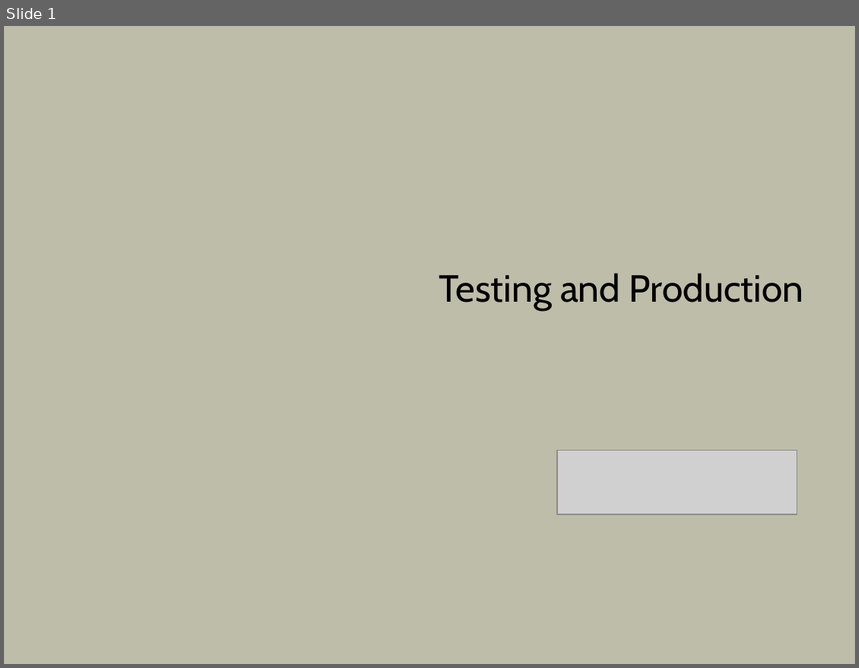
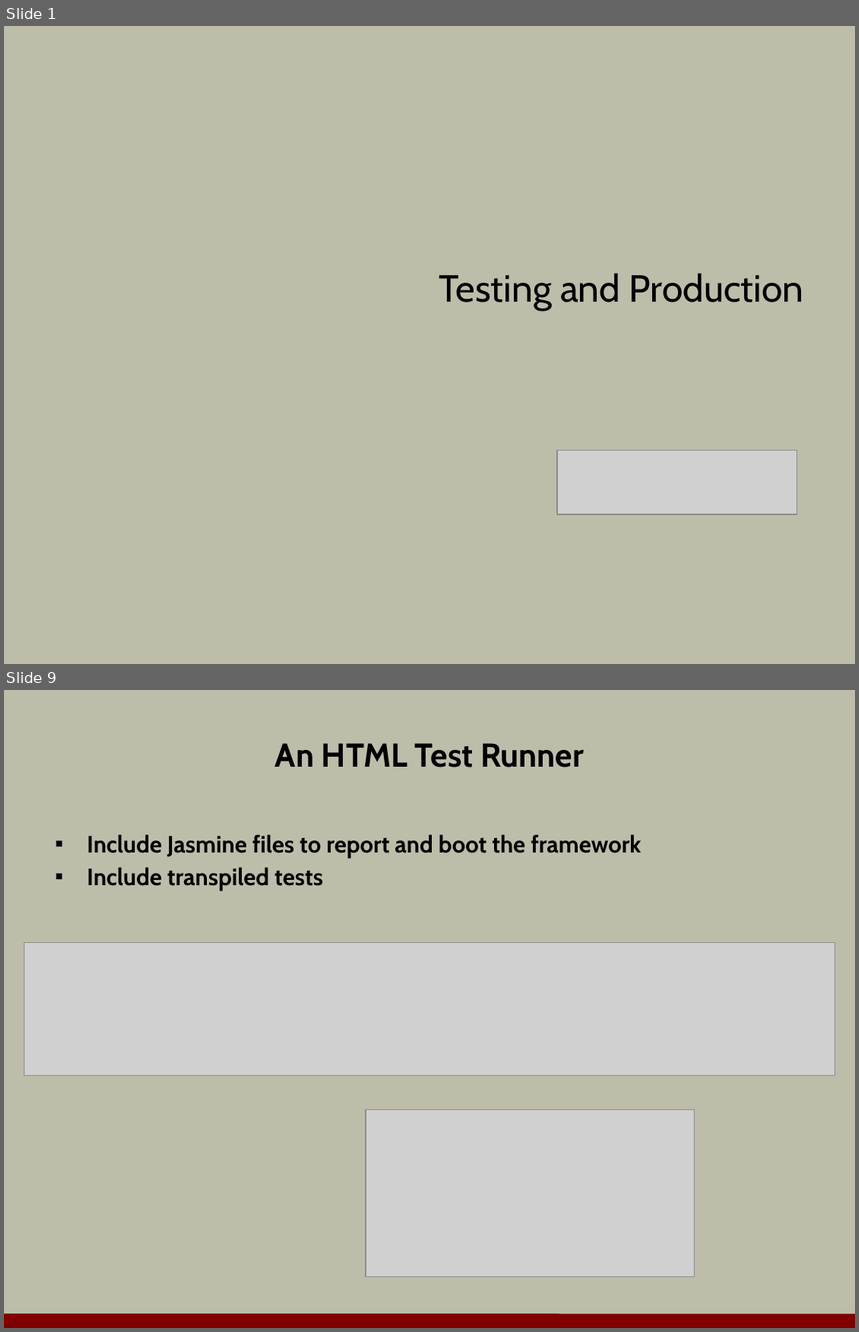
Before and after one commit to OdeToCode/classes, a slide deck: angular2/slides/08-testing.pptx. Shown one above the other, each under a label of ours: slide 1 before the commit, slides 1 and 9 after it; the slides between them are not shown. The pictures are 859x668 and 859x1332 pixels, drawn with LibreOffice and Linux fonts; fonts in the diff are those of the drawing; grey boxes stand for pictures; background and template pictures are left out. Boxes give left, top, right and bottom in pixels: in the first picture for what was removed or moved away, otherwise in the second. Text is boxed around its words. In the diff, an @@ line names an element or a change of style, - is before the commit and + after.

```diff
--- a/angular2/slides/08-testing.pptx
+++ b/angular2/slides/08-testing.pptx
@@ slide 9 added at [4,690,855,1328], background #BDBDA9 @@
@@ title added at [275,743,584,768], 28 pt, text #000000, bold @@
+An HTML Test Runner
@@ text added at [87,834,641,891], 20 pt, text #000000, bold @@
+▪ Include Jasmine files to report and boot the framework
+▪ Include transpiled tests
@@ picture added at [24,943,835,1075] @@
@@ picture added at [366,1110,694,1277] @@
@@ line added from (4, 1321) to (855, 1322), #800000 12 pt @@
```
Also in this commit, not shown: 1 slide changed, 13 other slides added, 9 slides removed, 1 other file.
